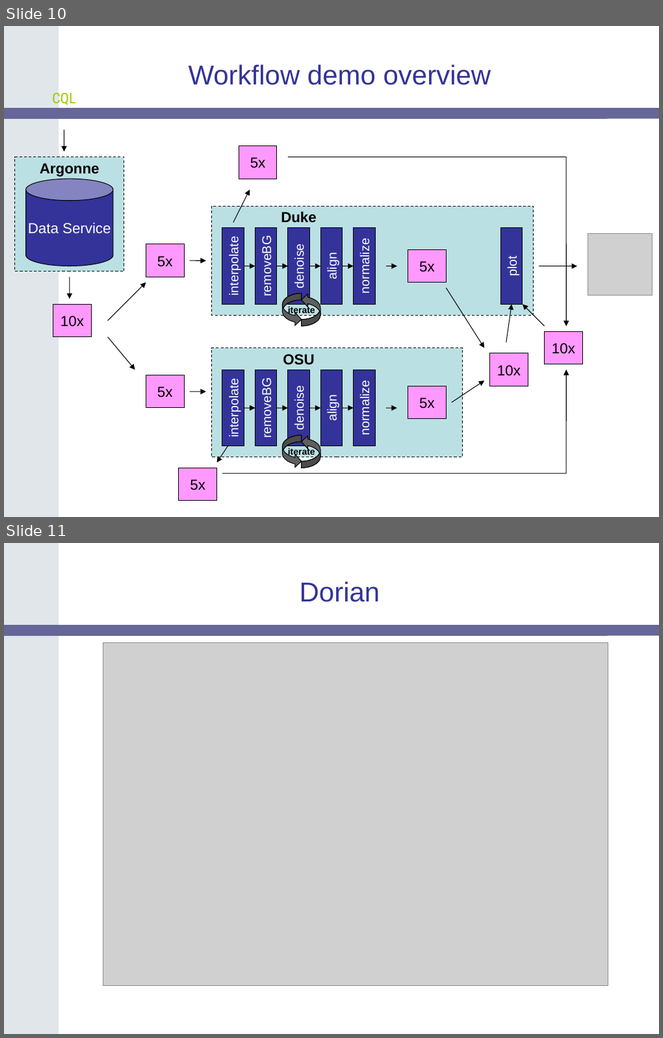
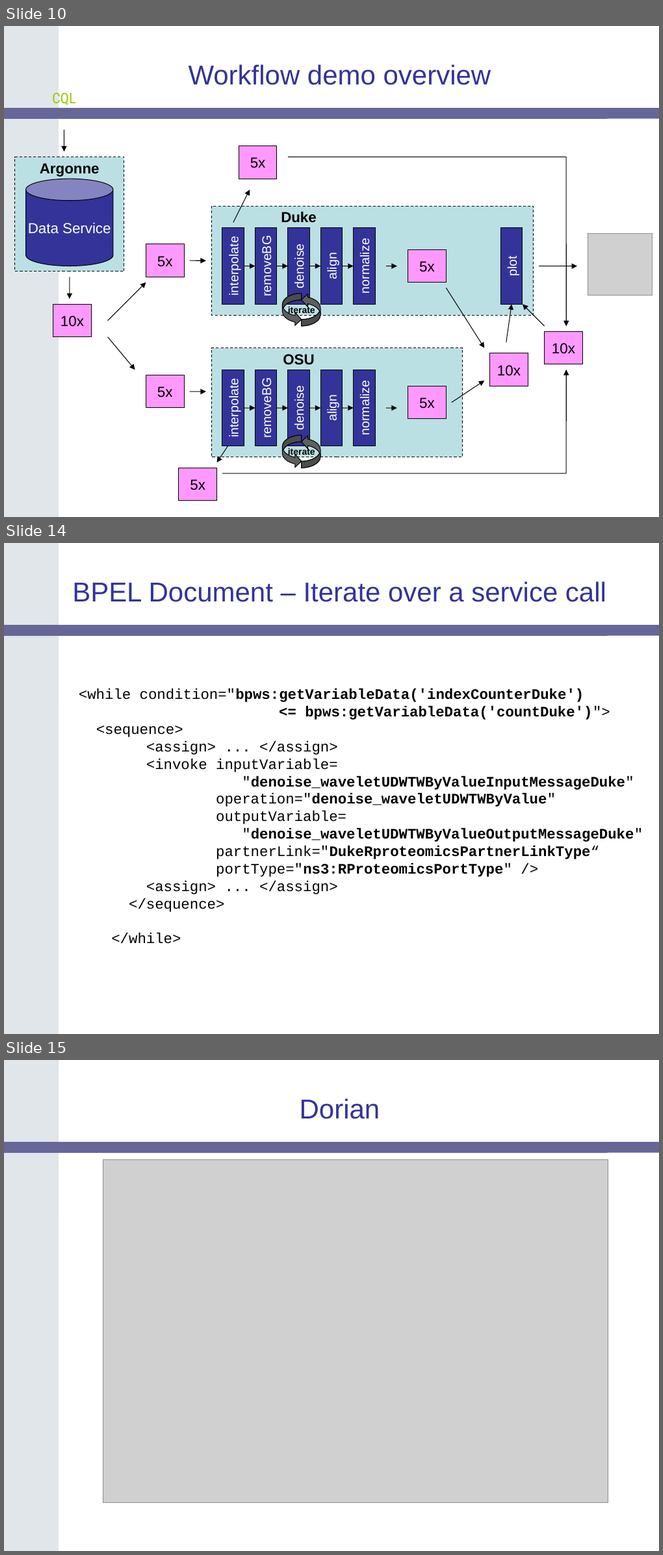
Before and after one commit to NCIP/cagrid-docs, a slide deck: presentations/200604_AnnualMeeting/caGrid-1.0-Demo.ppt. Shown one above the other, each under a label of ours: slides 10 and 11 before the commit, slides 10, 14 and 15 after it; the slides between them are not shown. The pictures are 663x1038 and 663x1555 pixels, drawn with LibreOffice and Linux fonts; fonts in the diff are those of the drawing; grey boxes stand for pictures; background and template pictures are left out. Boxes give left, top, right and bottom in pixels: in the first picture for what was removed or moved away, otherwise in the second. Text is boxed around its words. In the diff, an @@ line names an element or a change of style, - is before the commit and + after.

```diff
--- a/presentations/200604_AnnualMeeting/caGrid-1.0-Demo.ppt
+++ b/presentations/200604_AnnualMeeting/caGrid-1.0-Demo.ppt
@@ slide 14 added at (x1=4, y1=543, x2=659, y2=1034), background #FFFFFF; not listed: 2 template elements that a slide beside it also shows @@
@@ title added at (x1=72, y1=581, x2=607, y2=602), 30 pt, text #333399 @@
+BPEL Document – Iterate over a service call
@@ text added at (x1=79, y1=689, x2=643, y2=944), 16 pt, text #000000, bold @@
+<while condition="bpws:getVariableData('indexCounterDuke')
+<= bpws:getVariableData('countDuke')">
+<sequence>
+  <assign> ... </assign>
+  <invoke inputVariable=
+  "denoise_waveletUDWTWByValueInputMessageDuke"
+  operation="denoise_waveletUDWTWByValue"
+  outputVariable=
+  "denoise_waveletUDWTWByValueOutputMessageDuke"
+  partnerLink="DukeRproteomicsPartnerLinkType“
+  portType="ns3:RProteomicsPortType" />
+  <assign> ... </assign>
+  </sequence>
+  </while>
@@ what was slide 11 is now slide 15 @@
```
Also in this commit, not shown: 2 slides changed, 3 other slides added.
